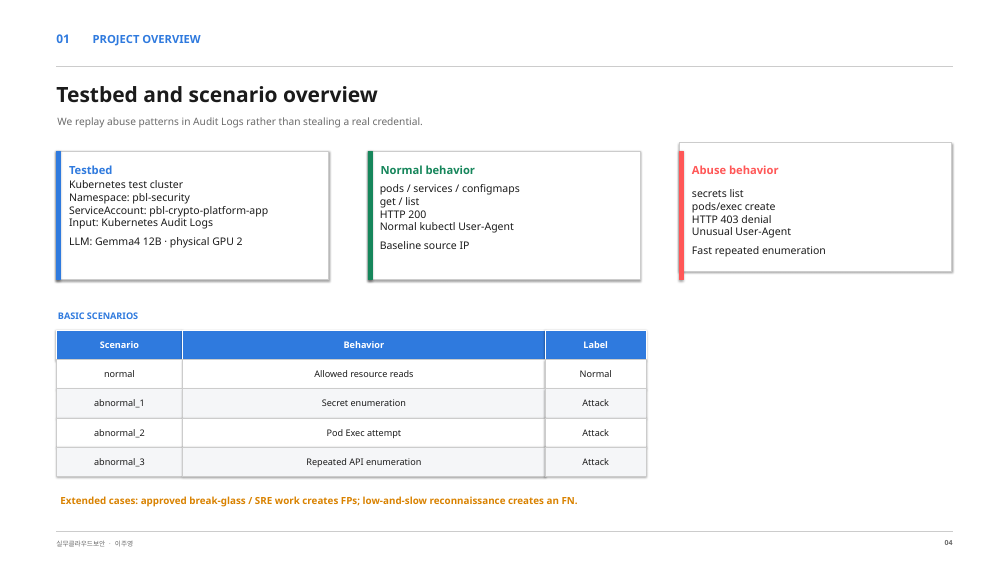
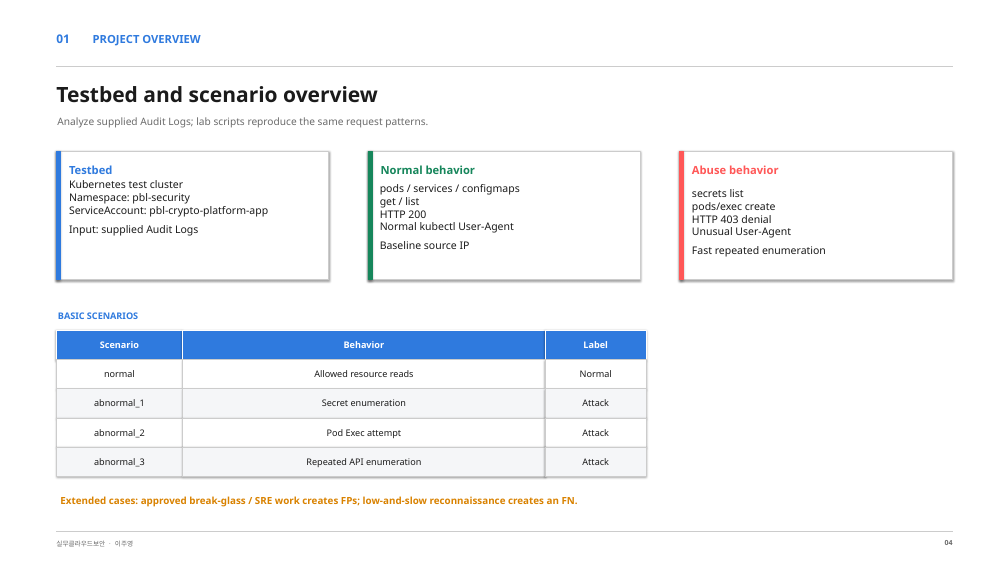
Before and after one commit to leeju0/Cloud_PBL, a slide deck: slide 4 of presentation/api_credential_abuse_detection.pptx. Drawn at 1008x567 pixels with LibreOffice and Linux fonts; fonts in the diff are those of the drawing. Boxes give left, top, right and bottom in pixels: in the first picture for what was removed or moved away, otherwise in the second. Text is boxed around its words. In the diff, an @@ line names an element or a change of style, - is before the commit and + after.

```diff
--- a/presentation/api_credential_abuse_detection.pptx
+++ b/presentation/api_credential_abuse_detection.pptx
@@ text at <box>57,117,428,128</box>: text changed @@
-We replay abuse patterns in Audit Logs rather than stealing a real credential.
+Analyze supplied Audit Logs; lab scripts reproduce the same request patterns.
@@ rectangle: place and size @@
-rectangle at <box>679,143,952,271</box>
+rectangle at <box>680,151,953,280</box>
@@ text at <box>69,180,268,217</box>: text changed @@
-Kubernetes test cluster
-Namespace: pbl-security
-ServiceAccount: pbl-crypto-platform-app
-Input: Kubernetes Audit Logs
-LLM: Gemma4 12B · physical GPU 2
+Kubernetes test cluster
+Namespace: pbl-security
+ServiceAccount: pbl-crypto-platform-app
+Input: supplied Audit Logs
```
Also in this commit, not shown: 11 other slides changed, 1 other file.
